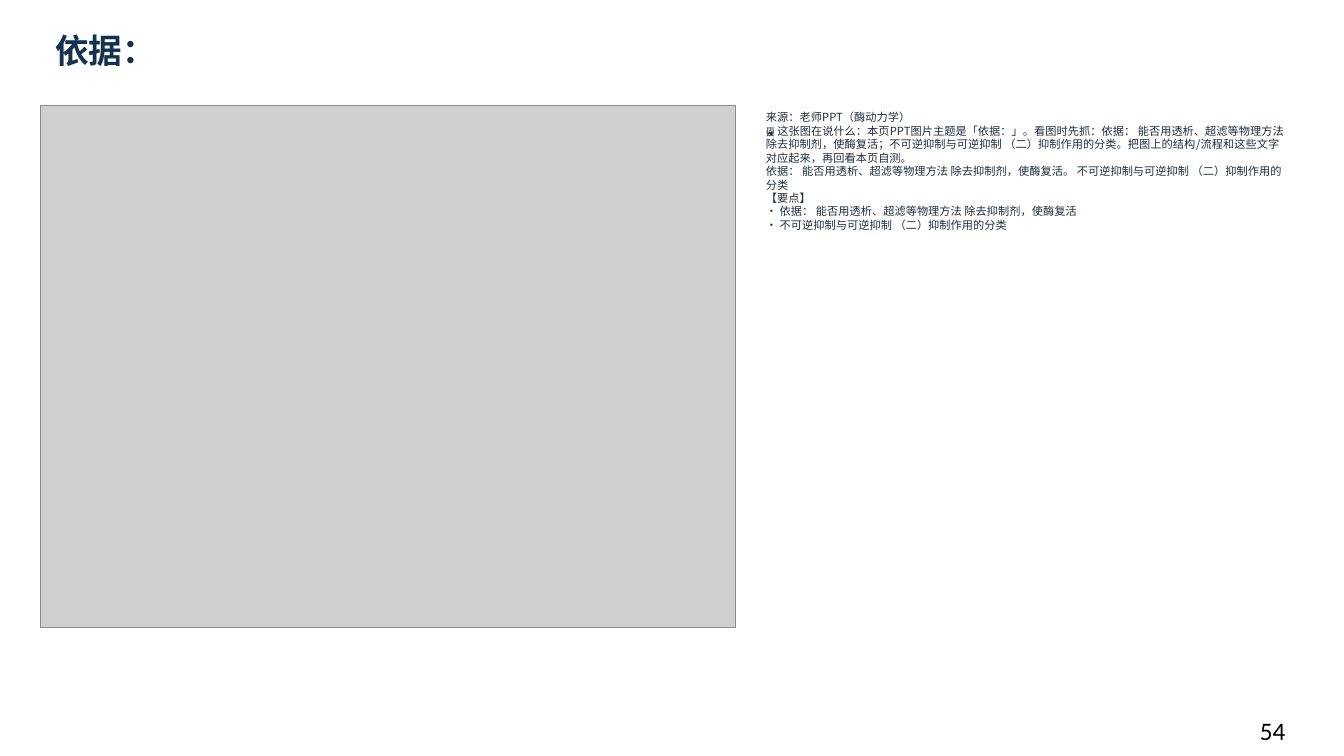
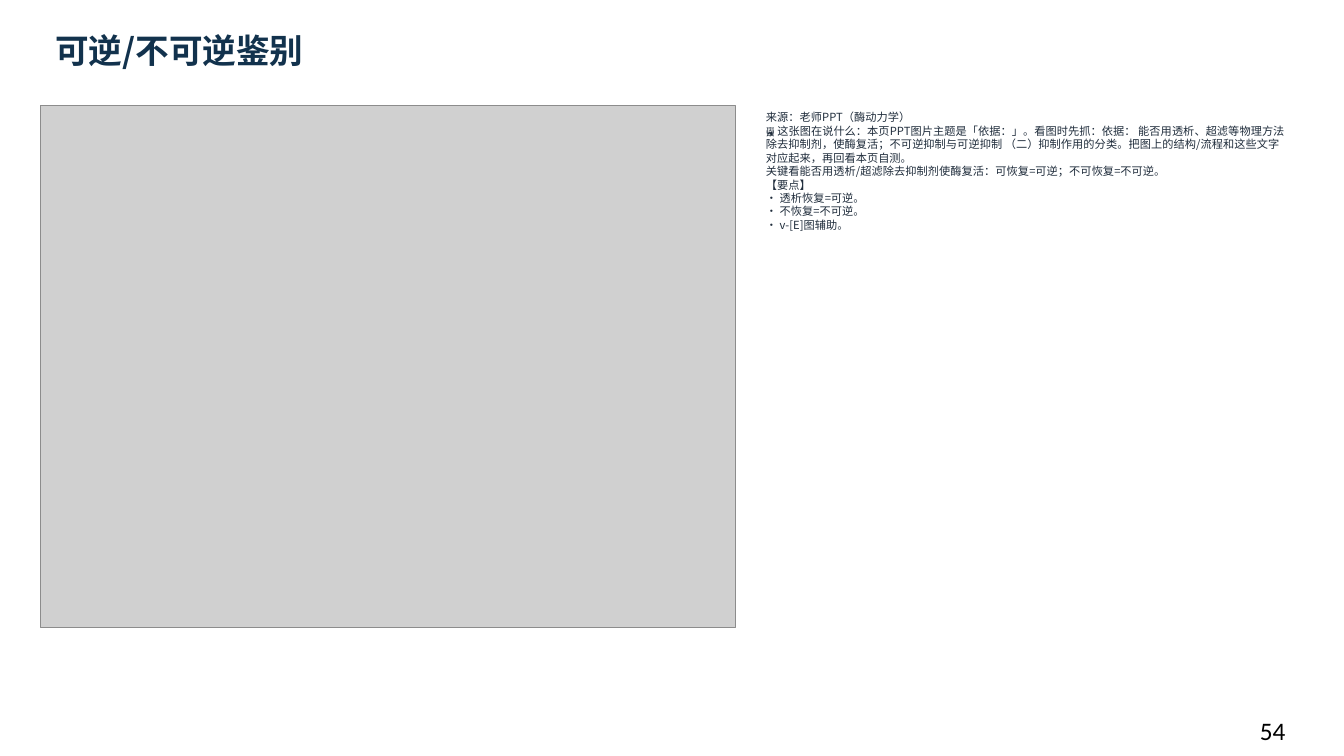
Before and after one commit to newkan-li/Biochemistry, a slide deck: slide 54 of downloads/bc07-ai-style.pptx. Drawn at 1344x756 pixels with LibreOffice and Linux fonts; fonts in the diff are those of the drawing; grey boxes stand for pictures. Boxes give left, top, right and bottom in pixels: in the first picture for what was removed or moved away, otherwise in the second. Text is boxed around its words. In the diff, an @@ line names an element or a change of style, - is before the commit and + after.

```diff
--- a/downloads/bc07-ai-style.pptx
+++ b/downloads/bc07-ai-style.pptx
@@ text at <box>55,34,303,69</box>: text changed @@
-依据：
+可逆/不可逆鉴别
@@ text at <box>766,111,1284,231</box>: text changed @@
-来源：老师PPT（酶动力学）
-🖼 这张图在说什么：本页PPT图片主题是「依据：」。看图时先抓：依据： 能否用透析、超滤等物理方法 除去抑制剂，使酶复活；不可逆抑制与可逆抑制 （二）抑制作用的分类。把图上的结构/流程和这些文字对应起来，再回看本页自测。
-依据： 能否用透析、超滤等物理方法 除去抑制剂，使酶复活。 不可逆抑制与可逆抑制 （二）抑制作用的分类
-【要点】
-• 依据： 能否用透析、超滤等物理方法 除去抑制剂，使酶复活
-• 不可逆抑制与可逆抑制 （二）抑制作用的分类
+来源：老师PPT（酶动力学）
+🖼 这张图在说什么：本页PPT图片主题是「依据：」。看图时先抓：依据： 能否用透析、超滤等物理方法 除去抑制剂，使酶复活；不可逆抑制与可逆抑制 （二）抑制作用的分类。把图上的结构/流程和这些文字对应起来，再回看本页自测。
+关键看能否用透析/超滤除去抑制剂使酶复活：可恢复=可逆；不可恢复=不可逆。
+【要点】
+• 透析恢复=可逆。
+• 不恢复=不可逆。
+• v-[E]图辅助。
```
Also in this commit, not shown: 44 other slides changed, 5 other files.
